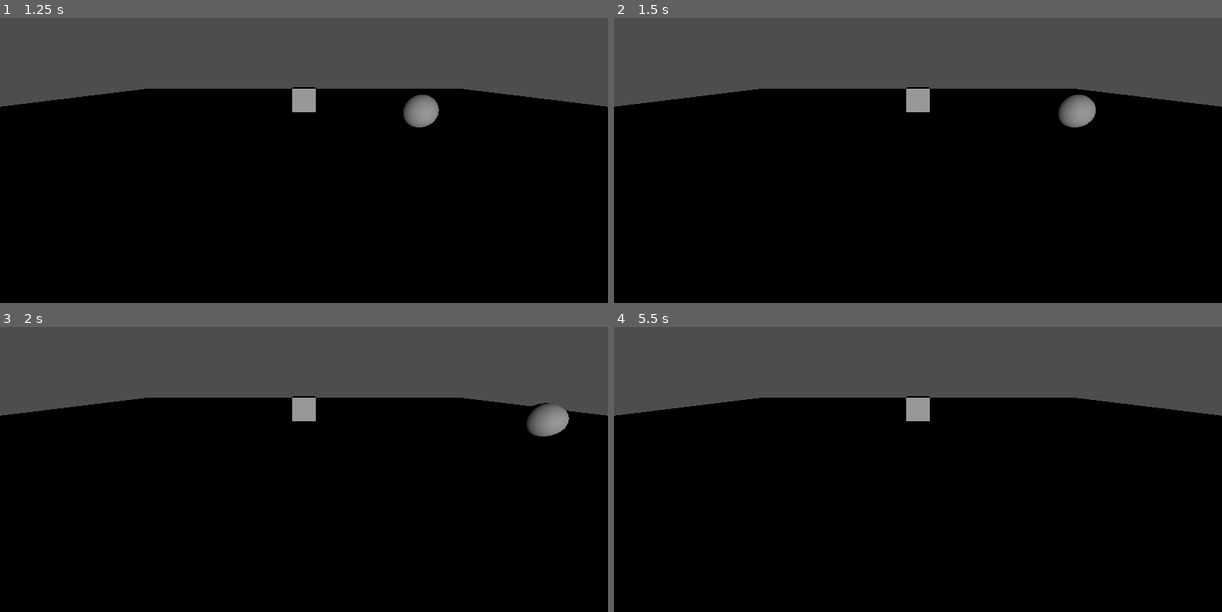
Above: before the commit, frames 1-4 (two rows, left to right).
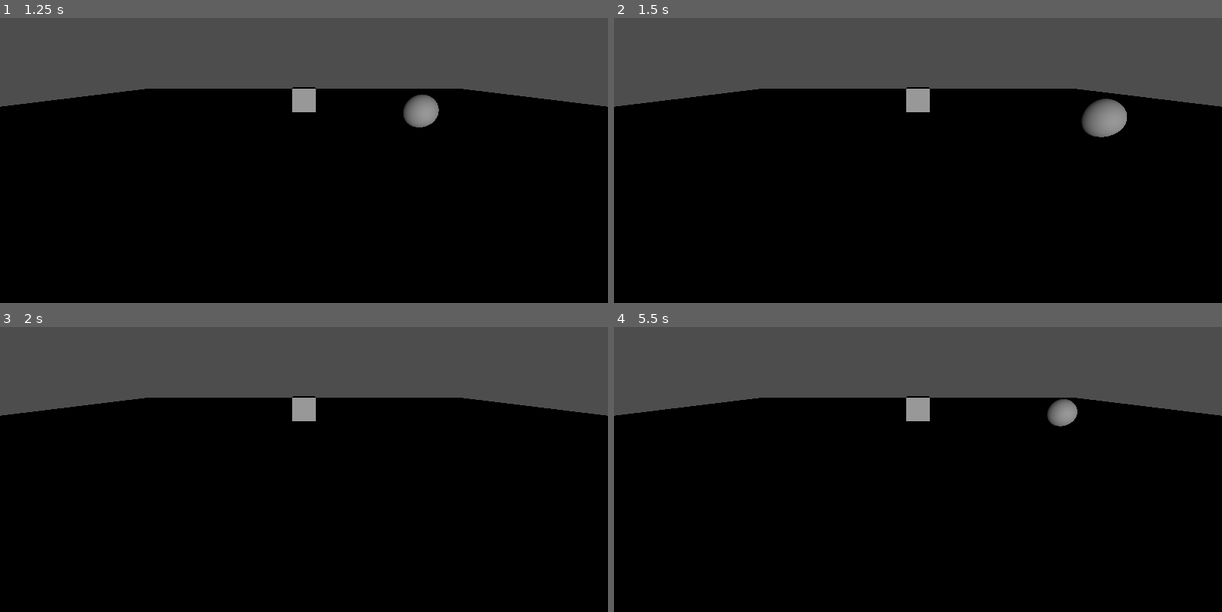
Above: after the commit, the same moments.

Repository: CKMurison/Move-and-Dodge
Game: Godot game, scene res://level.tscn
Two runs of this game, one before a commit and one after it. Both use one fixed random seed, a clock stepped at 60 frames per second and the inputs below. The project has no main scene, so this scene is started directly.
Inputs:
- Up to frame 1 (1.25 s): hold Right (ui_right) from 0.53 s (still down)
- Up to frame 2 (1.5 s): release Right (ui_right) at 1.28 s; hold Down (ui_down) from 1.28 s (still down)
- Up to frame 3 (2 s): keep holding Down (ui_down)
- Up to frame 4 (5.5 s): release Down (ui_down) at 2.03 s; hold Right (ui_right) 2.03-2.78 s; tap Enter at 2.75, 4.25 s; hold Up (ui_up) 2.78-3.53 s; tap Space at 3.5 s; hold Left (ui_left) 3.53-5.03 s; hold Down (ui_down) from 5.03 s (still down)

Frame 1 is identical in both runs. In frame 2, 1.2% of the frame differs, in the area x 73-85%, y 26-42%; in frame 3, 0.6%; in frame 4, 0.4%.

Commit message:
basic directional movement added for left, right, forward, and back

Diff:
--- a/Scripts/ball_head.gd
+++ b/Scripts/ball_head.gd
@@ -8,4 +8,10 @@
 func _physics_process(delta):
 	if Input.is_action_pressed("ui_right"):
 		velocity.x = 5
+	if Input.is_action_pressed("ui_left"):
+		velocity.x = -5
+	if Input.is_action_pressed("ui_up"):
+		velocity.z = -5
+	if Input.is_action_pressed("ui_down"):
+		velocity.z = 5
 	move_and_slide()
